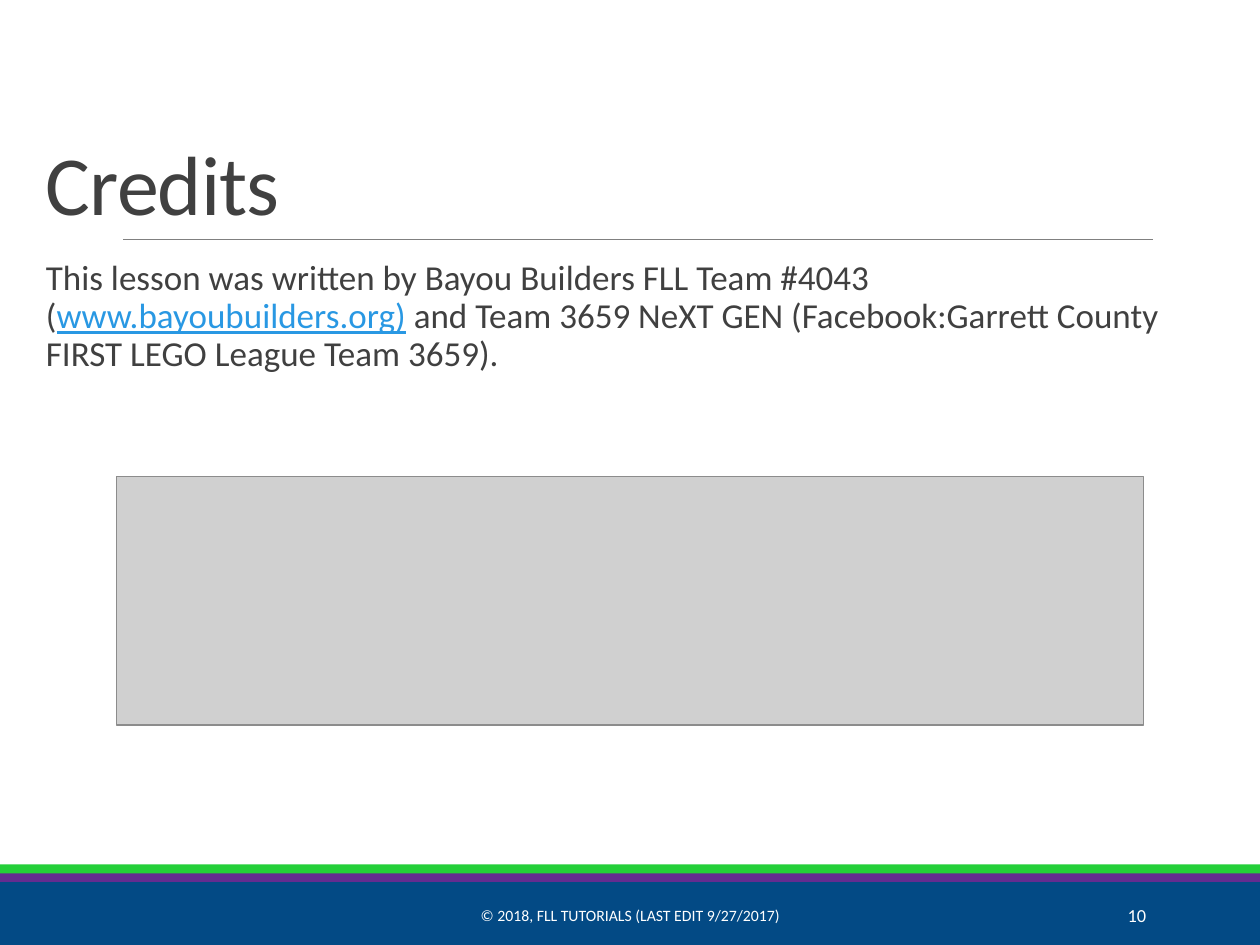
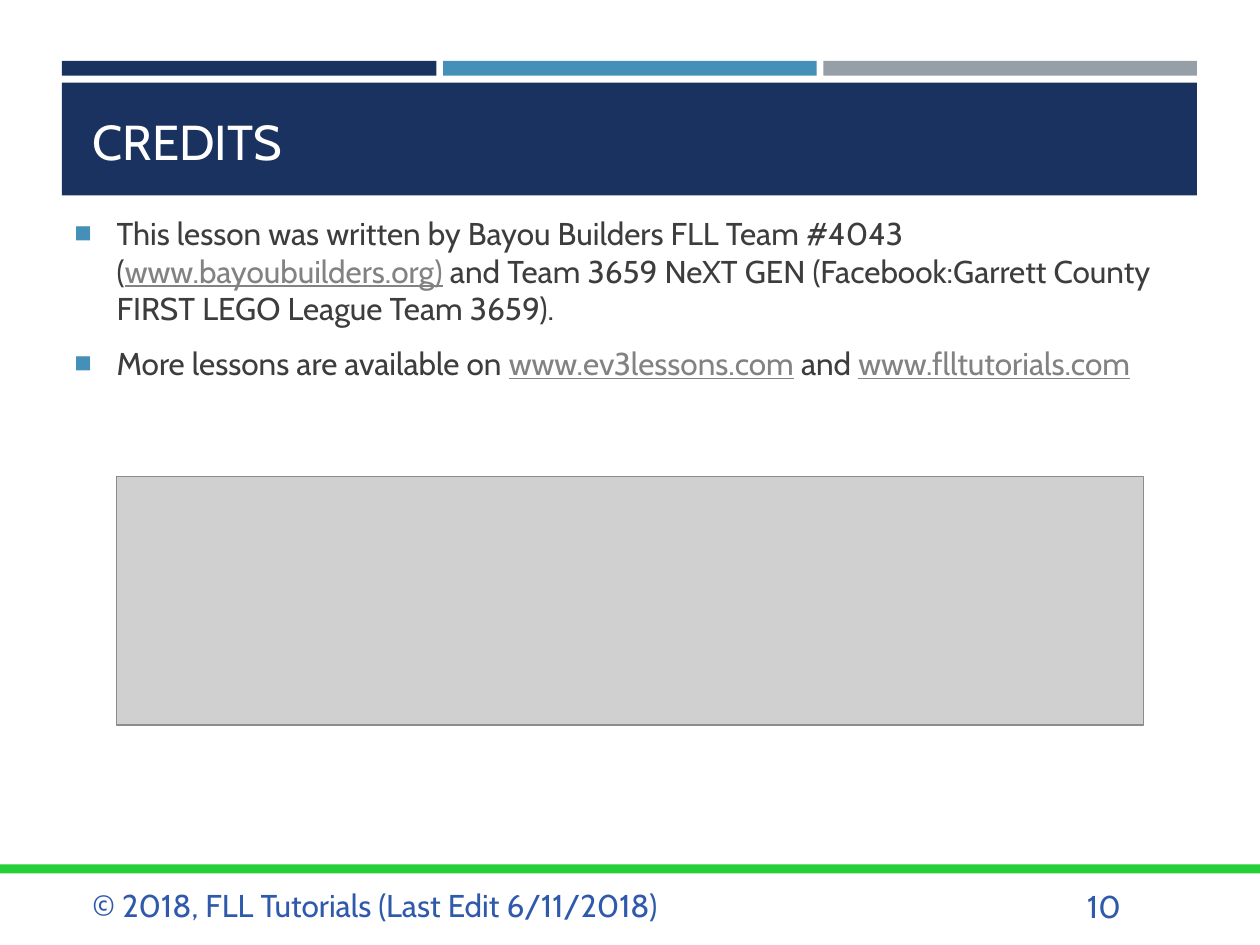
Before and after one commit to ev3lessons/FLL-Tutorials, a slide deck: slide 10 of translations/en-us/Project/BackgroundResearch.pptx. Drawn at 1260x945 pixels with LibreOffice and Linux fonts; fonts in the diff are those of the drawing; grey boxes stand for pictures. Boxes give left, top, right and bottom in pixels: in the first picture for what was removed or moved away, otherwise in the second. Text is boxed around its words. In the diff, an @@ line names an element or a change of style, - is before the commit and + after.

Commit message:
Research Lessons format updated

```diff
--- a/translations/en-us/Project/BackgroundResearch.pptx
+++ b/translations/en-us/Project/BackgroundResearch.pptx
@@ rectangle added at [62,60,436,76], fill #1A3260 @@
@@ rectangle added at [62,83,1197,195], fill #1A3260 @@
@@ rectangle added at [444,60,816,76], fill #4590B8 @@
@@ rectangle added at [824,60,1197,76], fill #969FA7 @@
@@ title at [93,125,283,161]: text changed; size 48 to 28 pt; font Calibri to Cabin; text colour #404040 to #FFFFFF @@
-Credits
+CREDITS
@@ text "This lesson was written by ...": place and size @@
-text "This lesson was written by ..." at [46,265,1158,372]
+text "This lesson was written by ..." at [117,221,1151,379]
@@ text at [117,221,1151,327]: size 20 to 18 pt, font Calibri to Cabin, text colour #404040 to #3D3D3D in "This lesson was written by Bayou Builders ..."; text colour #2998E3 to #828282 in "(www.bayoubuilders.org)"; bullet   to ■; line spacing 0.9 to 1; less space between paragraphs; bullet colour #E48312 to #4590B8 @@
@@ line removed from (123, 239) to (1153, 239) @@
@@ text at [117,351,1130,379]: paragraph added @@
+■ More lessons are available on www.ev3lessons.com and www.flltutorials.com
@@ rectangle removed at [0,882,1260,945] @@
@@ rectangle removed at [0,873,1260,882] @@
@@ text "© 2018, FLL Tutorials (Last ..." at [122,893,658,922]: vertical alignment middle to top @@
@@ text at [122,893,658,922]: text changed; size 9 to 18 pt; font Calibri to Cabin; text colour #FFFFFF to #2F5AAC @@
-© 2018, FLL TUTORIALS (LAST EDIT 9/27/2017)
+© 2018, FLL Tutorials (Last Edit 6/11/2018)
@@ page number: place and size @@
-page number at [1128,910,1147,922]
+page number at [1087,895,1121,919]
@@ page number at [1087,895,1121,919]: size 10.5 to 18 pt, font Calibri to Cabin, text colour #FFFFFF to #2F5AAC; alignment right to left; vertical alignment middle to top @@
```
Also in this commit, not shown: 9 other slides changed, 10 other files.
